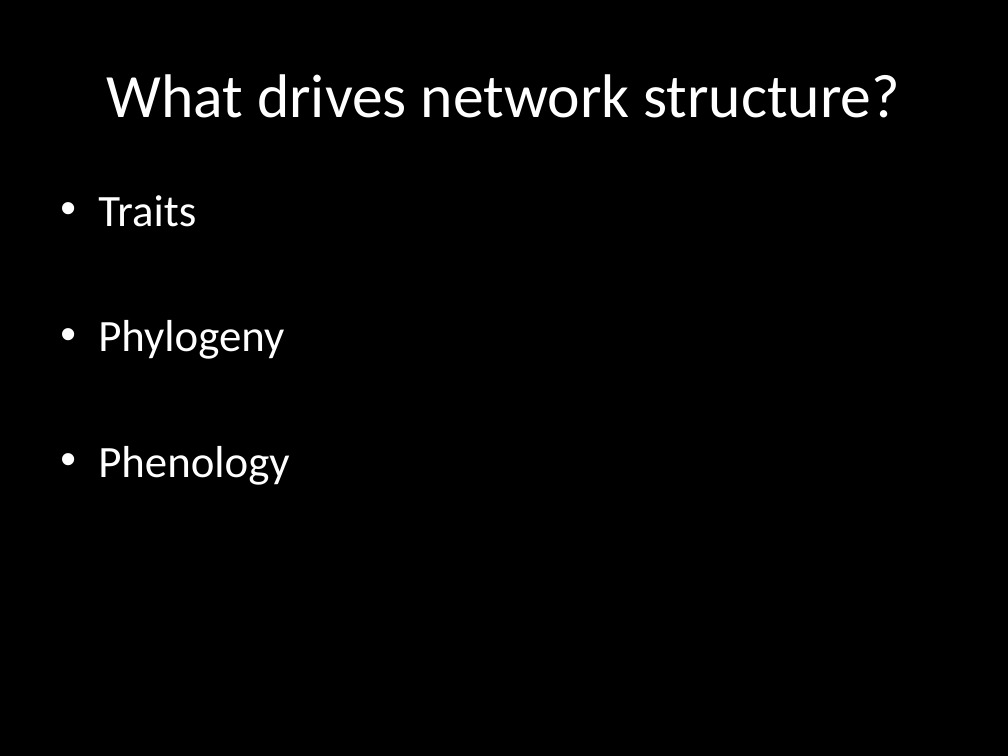
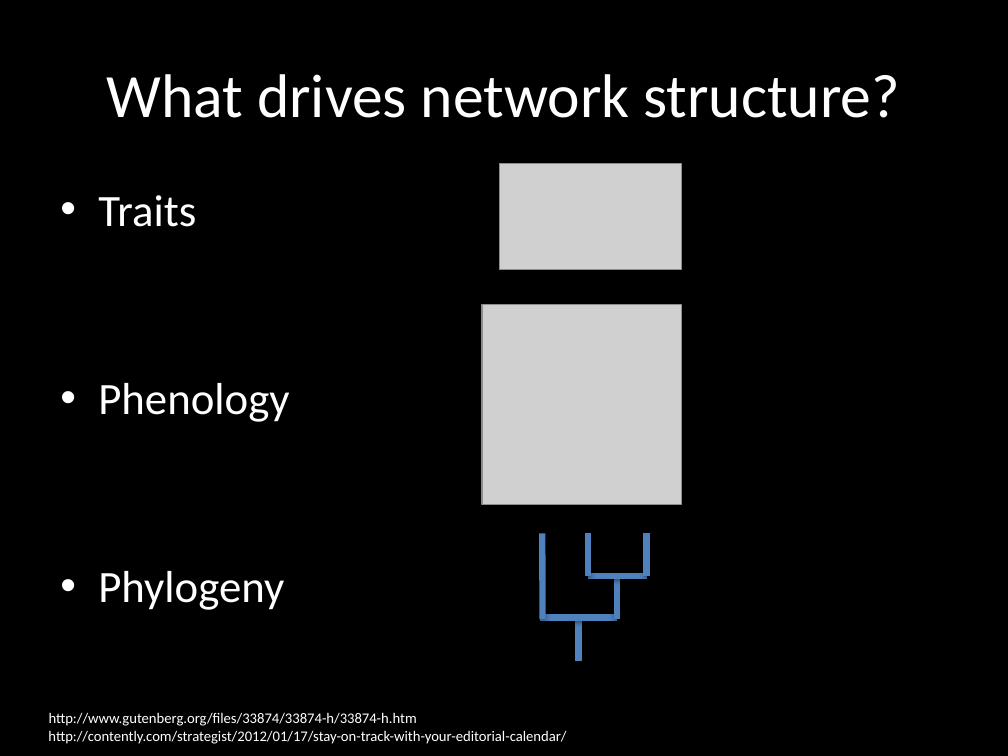
Before and after one commit to sckott/talks, a slide deck: slide 6 of canpolintalk/scott.pptx. Drawn at 1008x756 pixels with LibreOffice and Linux fonts; fonts in the diff are those of the drawing; grey boxes stand for pictures. Boxes give left, top, right and bottom in pixels: in the first picture for what was removed or moved away, otherwise in the second. Text is boxed around its words. In the diff, an @@ line names an element or a change of style, - is before the commit and + after.

```diff
--- a/canpolintalk/scott.pptx
+++ b/canpolintalk/scott.pptx
@@ picture added at [500, 163, 681, 270] @@
@@ picture added at [482, 304, 681, 504] @@
@@ text at [98, 383, 289, 422]: paragraph added @@
+• Phenology
@@ text at [98, 446, 289, 485]: paragraph removed @@
-• Phenology
@@ group added at [540, 533, 647, 660]: 7 lines @@
@@ text added at [49, 712, 417, 726], 10.5 pt, text #FFFFFF @@
+http://www.gutenberg.org/files/33874/33874-h/33874-h.htm
@@ text added at [48, 730, 566, 744], 10.5 pt, text #FFFFFF @@
+http://contently.com/strategist/2012/01/17/stay-on-track-with-your-editorial-calendar/
```
Also in this commit, not shown: 8 other slides changed, 1 slide added, 1 slide removed, 26 other files.
